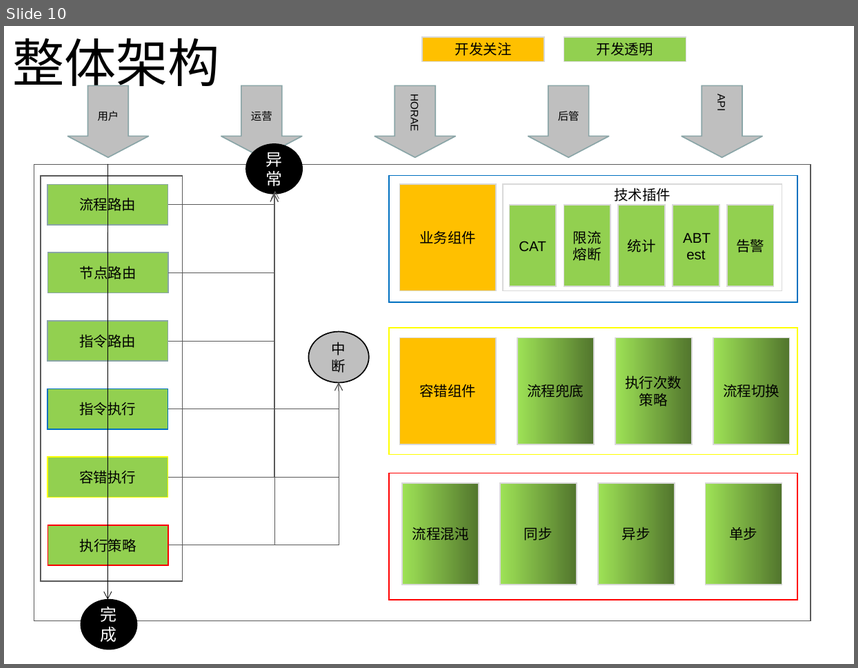
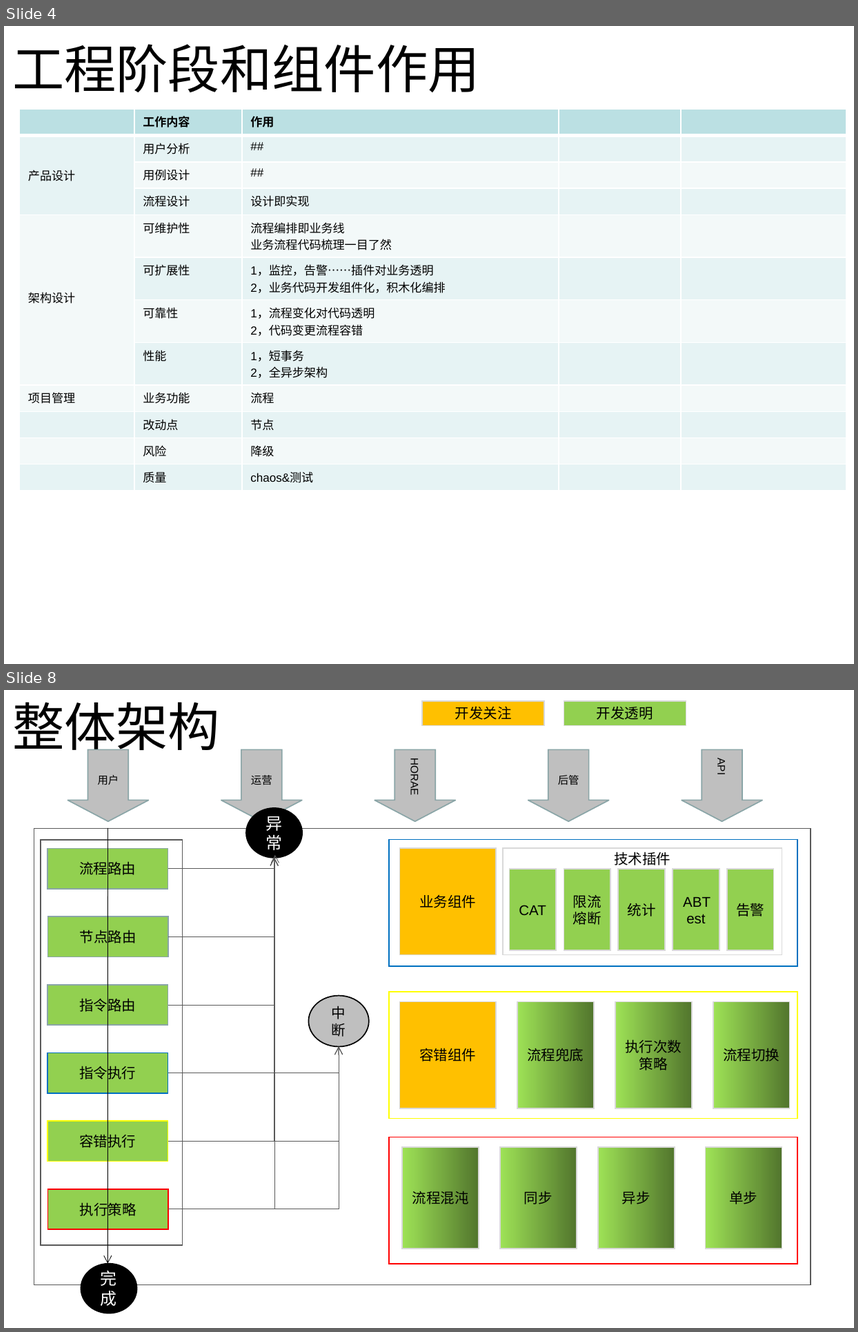
Before and after one commit to mmbbdddd/process-control, a slide deck: doc/流程编排组件说明.pptx. Shown one above the other, each under a label of ours: slide 10 before the commit, slides 4 and 8 after it; the slides between them are not shown. The pictures are 858x668 and 858x1332 pixels, drawn with LibreOffice and Linux fonts; fonts in the diff are those of the drawing. Boxes give left, top, right and bottom in pixels: in the first picture for what was removed or moved away, otherwise in the second. Text is boxed around its words. In the diff, an @@ line names an element or a change of style, - is before the commit and + after.

```diff
--- a/doc/流程编排组件说明.pptx
+++ b/doc/流程编排组件说明.pptx
@@ slide 4 added at (4,26,854,664), background #FFFFFF @@
@@ title added at (12,44,480,92), 44 pt, text #000000 @@
+工程阶段和组件作用
@@ table added at (19,109,846,486), 12 rows, 5 columns @@
+ | 工作内容 | 作用 |  | 
+产品设计 | 用户分析 | ## |  | 
+ | 用例设计 | ## |  | 
+ | 流程设计 | 设计即实现 |  | 
+架构设计 | 可维护性 | 流程编排即业务线 / 业务流程代码梳理一目了然 |  | 
+ | 可扩展性 | 1，监控，告警……插件对业务透明 / 2，业务代码开发组件化，积木化编排 |  | 
+ | 可靠性 | 1，流程变化对代码透明 / 2，代码变更流程容错 |  | 
+ | 性能 | 1，短事务 / 2，全异步架构 |  | 
+项目管理 | 业务功能 | 流程 |  | 
+ | 改动点 | 节点 |  | 
+ | 风险 | 降级 |  | 
+ | 质量 | chaos&测试 |  | 
@@ what was slide 10 is now slide 8 @@
```
Also in this commit, not shown: 2 slides changed, 4 other slides added, 10 slides removed, 2 other files.
